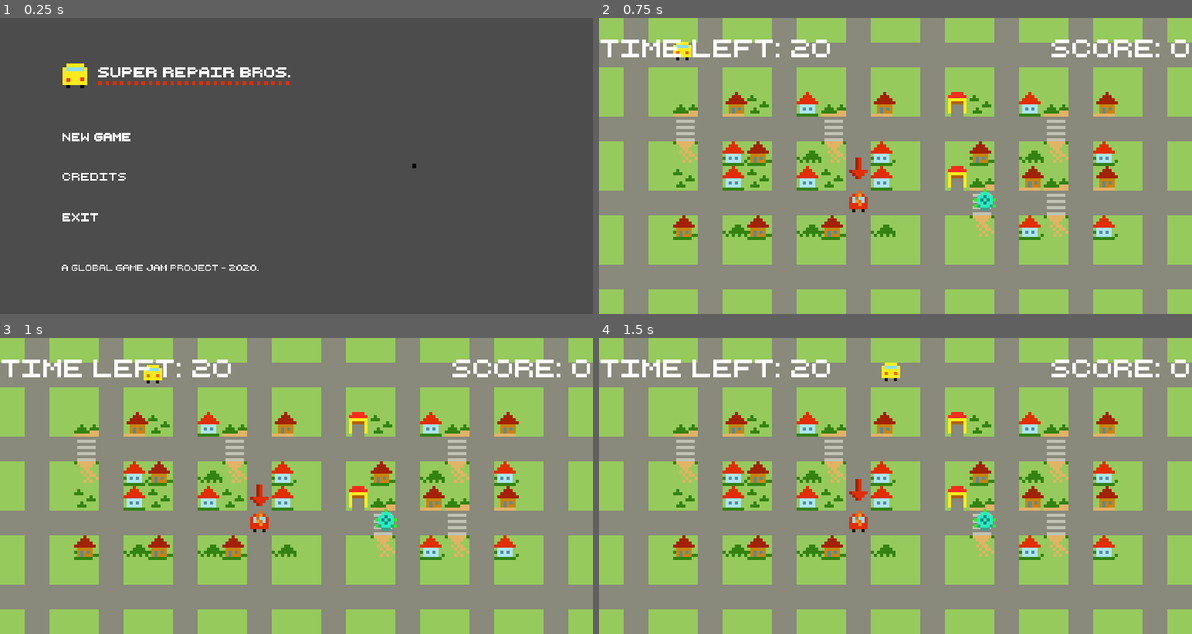
Above: before the commit, frames 1-4 (two rows, left to right).
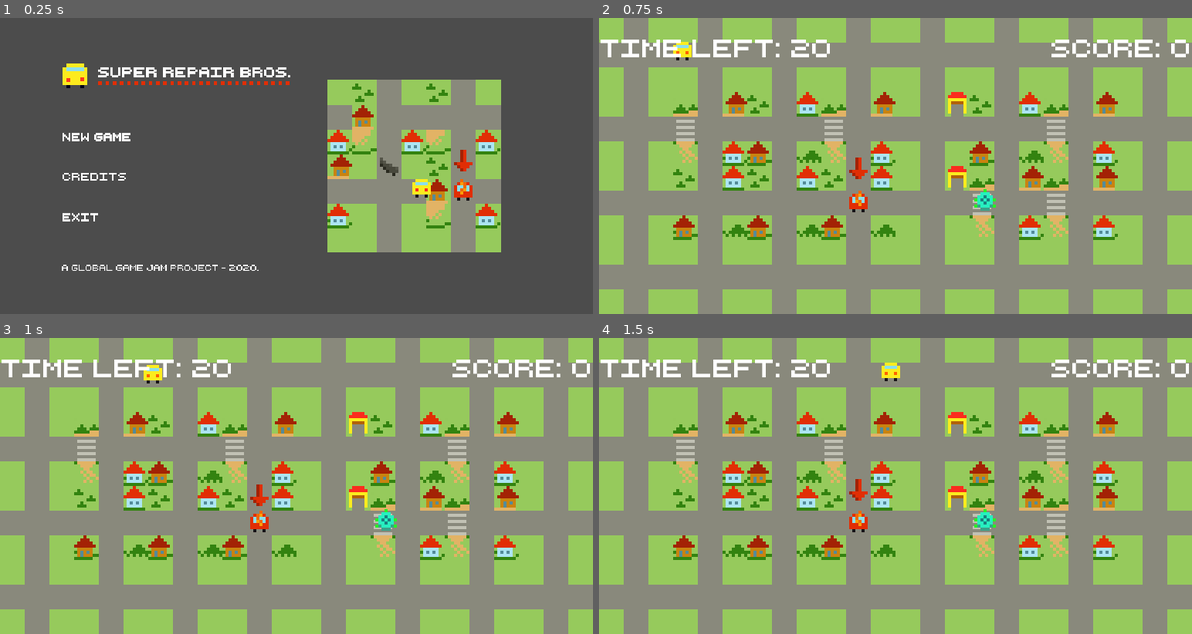
Above: after the commit, the same moments.

Repository: super-repair-bros/super-repair-bros
Game: Godot game, scene res://Scenes/TitleScreen/TitleScreen.tscn
The game is run twice, just before and just after one commit, with the same random seed, the same clock (stepped at 60 frames per second) and the same inputs.
Inputs (mouse positions are in pixels of both pictures, inside the frame that each line leads up to):
- Up to frame 1 (0.25 s): no input
- Up to frame 2 (0.75 s): click (776, 136) at 0.5 s
- Up to frame 3 (1 s): no input
- Up to frame 4 (1.5 s): move the mouse to (1025, 471) at 1.27 s; press the mouse at (1025, 471) at 1.28 s; hold D (right) from 1.28 s (still down)

The runs differ from the first frame. In frame 1, 17% of the frame differs, in the area x 55-85%, y 20-80%; in frame 2, nothing differs; in frame 3, nothing differs; in frame 4, nothing differs.

Commit message:
add screenshot to title screen

Diff:
--- a/Scenes/TitleScreen/TitleScreen.tscn
+++ b/Scenes/TitleScreen/TitleScreen.tscn
@@ -2,7 +2,7 @@
 
 [ext_resource path="res://Scenes/TitleScreen/TitleScreen.gd" type="Script" id=1]
 [ext_resource path="res://Assets/Fonts/retro_computer_personal_use.ttf" type="DynamicFontData" id=2]
-[ext_resource path="res://Assets/Graphics/PlatzhalterCar.jpg" type="Texture" id=3]
+[ext_resource path="res://Assets/Graphics/screenshot_super_repair_bros.png" type="Texture" id=3]
 [ext_resource path="res://Assets/Graphics/text/text_new_game.png" type="Texture" id=4]
 [ext_resource path="res://Assets/Graphics/logo/super_repair_bros_logo.png" type="Texture" id=5]
 [ext_resource path="res://Assets/Graphics/text/text_exit.png" type="Texture" id=6]
@@ -112,10 +112,12 @@
 size_flags_stretch_ratio = 0.0
 
 [node name="Characters" type="TextureRect" parent="MainMenu/HBoxContainer/CenterContainer"]
-margin_left = 222.0
-margin_top = 204.0
-margin_right = 230.0
-margin_bottom = 212.0
+margin_left = 57.0
+margin_top = 40.0
+margin_right = 395.0
+margin_bottom = 376.0
+size_flags_horizontal = 3
+size_flags_vertical = 3
 texture = ExtResource( 3 )
 
 [node name="Camera2D" type="Camera2D" parent="."]
